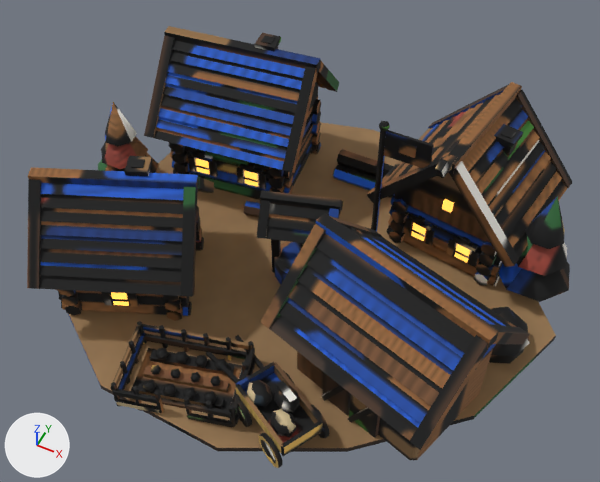
A saved change to the glTF model game/assets/models/city_dl2_blue.glb.
Both versions are drawn from a 50 mm lens placed at (0.684, -1.412, 1.861), pointed at (0.014, -0.072, 0.185). Lighting does not change. The marker at lower left points along +X, +Y and +Z. The first picture is the older version. Vertices at exactly the same position are counted once.

The first picture shows 'city_dl2_blue'.
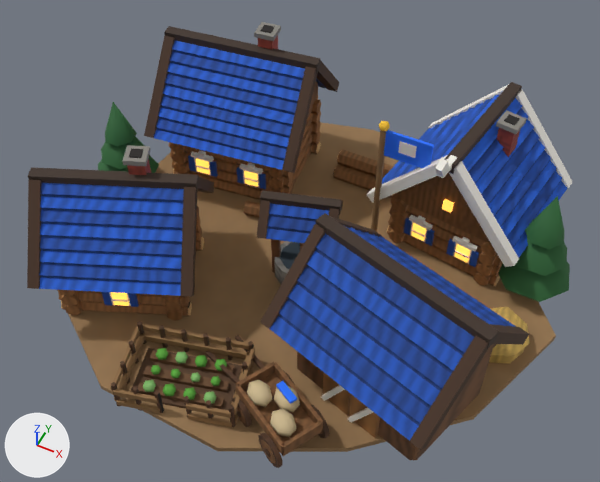
Changed parts and their boxes [x1, y1, x2, y2] in the pictures (600 x 482 px; the box of a moved part takes in the faces that stretch with it):
'city_dl2_blue', reshaped
    before: [27, 26, 572, 468]
    after: [27, 22, 572, 468]
part 1 of me_m, moved or reshaped
    before: [39, 33, 567, 441]
    after: [39, 22, 567, 441]
part 2 of me_m, surface changed
    both: [27, 26, 572, 468]

The change, as a diff of the scene's bpy script:
```diff
--- a/game/assets/models/city_dl2_blue.glb.py
+++ b/game/assets/models/city_dl2_blue.glb.py
@@ me_m @@
 # used by ob_city_dl2_blue; location = (0.0, 0.0, 0.0)
-me_m.from_pydata(...)  # 3517 vertices, 5342 faces; spans x -0.757..0.717, y -0.639..0.632, z -0.01..0.478
+me_m.from_pydata(...)  # 3517 vertices, 5152 faces; spans x -0.757..0.717, y -0.639..0.632, z -0.01..0.515
+# me_m part 1
+# 190 faces are deleted
+# 24 vertices in x -0.412..-0.262, y -0.247..0.372, z 0.406..0.476 move by (0.0, 0.0, 0.036)
+# 20 vertices in x 0.392..0.458, y 0.306..0.372, z 0.392..0.408 move by (0.0, 0.0, 0.046)
+# 8 vertices in x -0.576..0.114, y -0.13..0.199, z 0.245..0.368 move by (0.0, 0.002, 0.002)
+# 8 vertices in x -0.604..0.084, y -0.031..0.521, z 0.245..0.368 move by (0.0, -0.002, 0.002)
+# 8 vertices in x -0.311..-0.277, y 0.323..0.356, z 0.474..0.478 move by (0.0, 0.0, 0.037)
+# 8 vertices in x -0.394..-0.355, y -0.229..-0.19, z 0.419..0.423 move by (0.0, 0.0, 0.035)
+# 104 vertices move from x -0.683..0.642, y -0.511..0.536, z 0.204..0.417 to x -0.682..0.642, y -0.508..0.536, z 0.205..0.419
+# me_m part 2: 5124 kept faces spanning x -0.757..0.717, y -0.639..0.632, z -0.01..0.515 get new texture (UV) coordinates
 me_m.materials.append(mat_baked)
```
